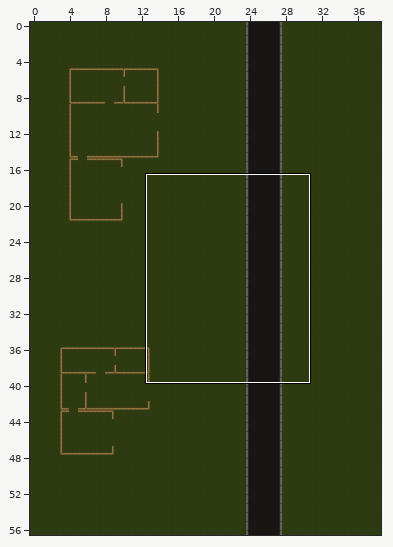
Tiled map, stored at resources/maps/map1.tmx. The picture above shows the old version from afar; the outline marks the close-up.
Close-up. Before:
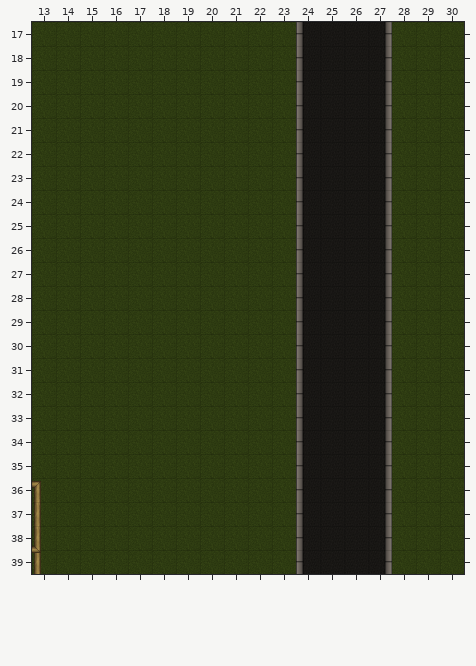
Cells are 89x89 px. Shown: x 13..30, y 17..39. The commit also changed other parts of the map, which this record leaves out.
Once edited:
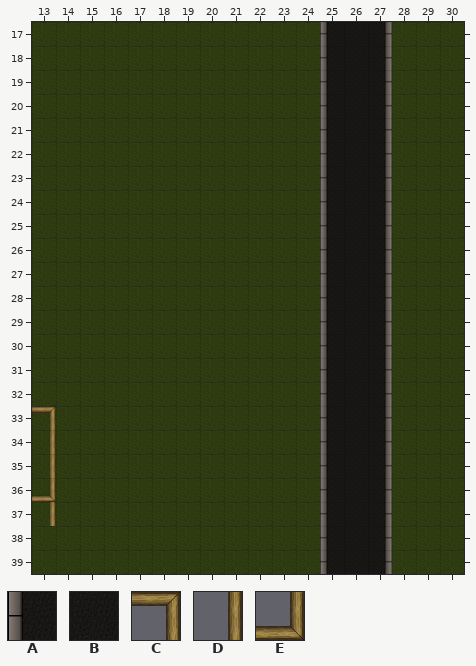
Key: from "Road": A 4 "asphalt_tiles_0004_Layer", B 12 "asphalt_tiles_0012_Layer"; from "Structure": C 76 "walls_0007_Layer-8 (Tile", D 77 "walls_0008_Layer-9 (Tile", E 78 "walls_0009_Layer-10 (Til".
_ is an empty cell.
Change:
layer "Walls" offset 33,-77 -> 0,0 px
Layer "Road":
y 17..39: x 24..25 AB -> _A
Layer "Walls":
y 33: x 13 _ -> C
y 34..35: x 13 _ -> D
y 36: x 13 _ -> E
y 37: x 13 _ -> D
